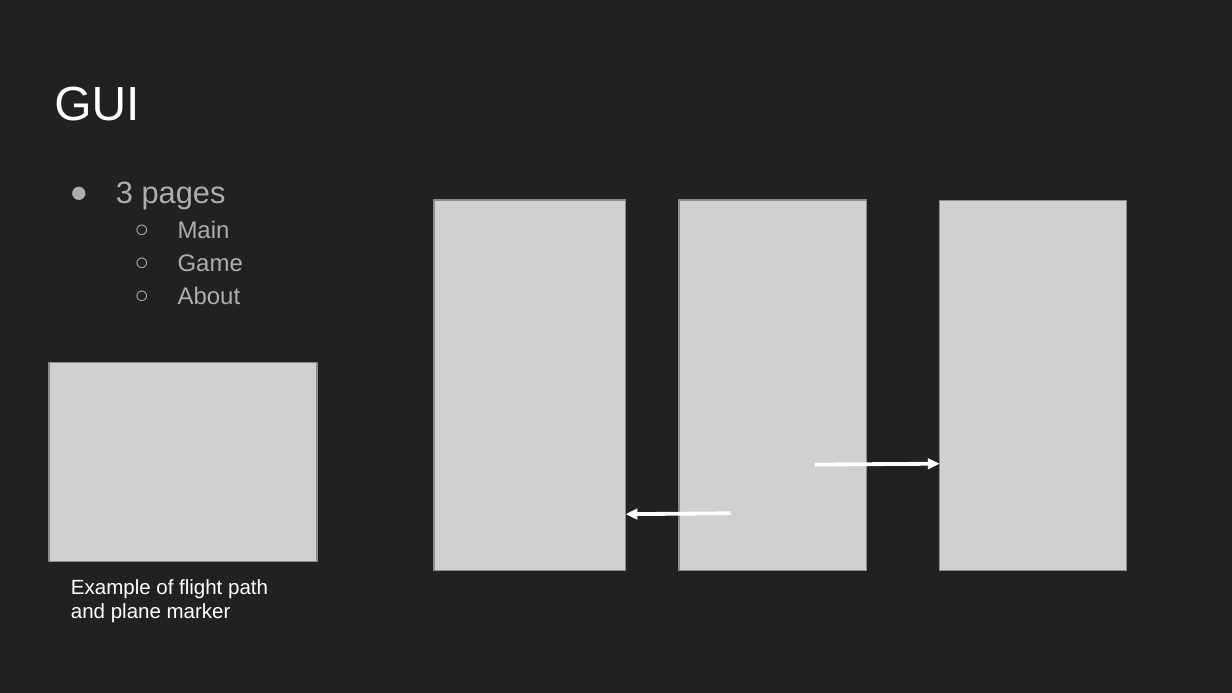
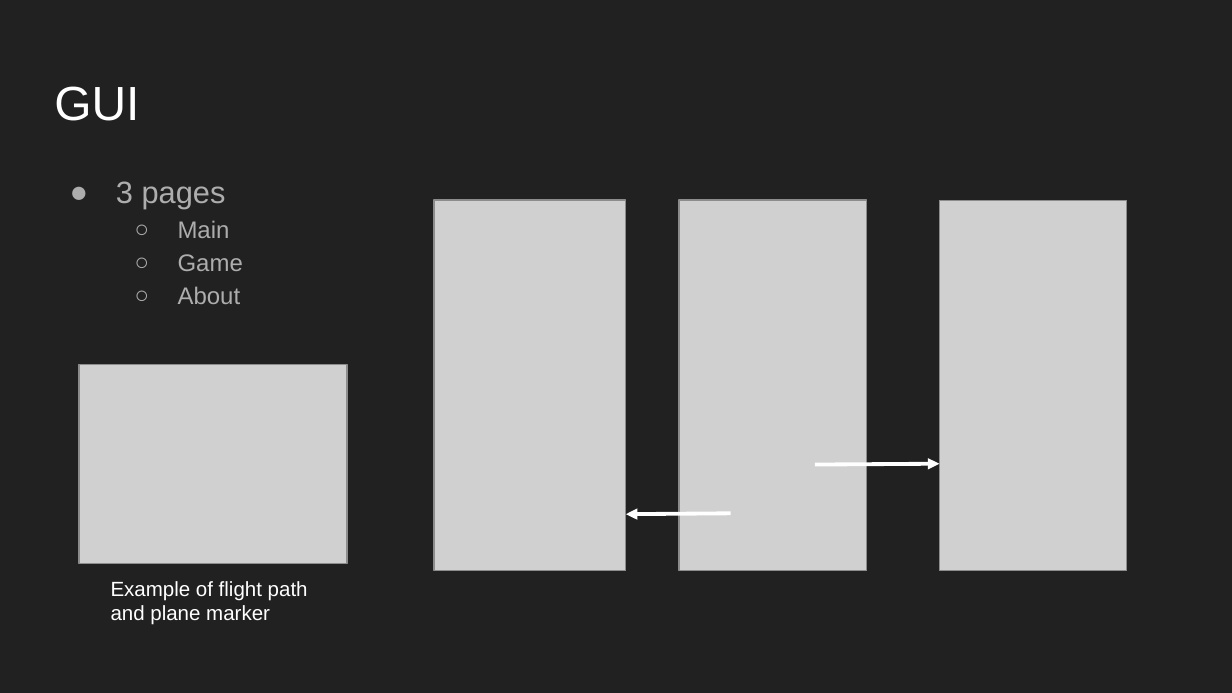
Before and after one commit to MichaelJAliberti/AeroNav, a slide deck: slide 3 of docs/ProjectArchitecture.pptx (slide 4 before the commit). Drawn at 1232x693 pixels with LibreOffice and Linux fonts; fonts in the diff are those of the drawing; grey boxes stand for pictures. Boxes give left, top, right and bottom in pixels: in the first picture for what was removed or moved away, otherwise in the second. Text is boxed around its words. In the diff, an @@ line names an element or a change of style, - is before the commit and + after.

Commit message:
Last one for now

```diff
--- a/docs/ProjectArchitecture.pptx
+++ b/docs/ProjectArchitecture.pptx
@@ picture: place and size @@
-picture at (49, 362, 318, 561)
+picture at (79, 365, 347, 563)
@@ text "Example of flight path and ...": place and size @@
-text "Example of flight path and ..." at (71, 579, 268, 623)
+text "Example of flight path and ..." at (111, 581, 308, 625)
```
Also in this commit, not shown: 1 other slide changed.
